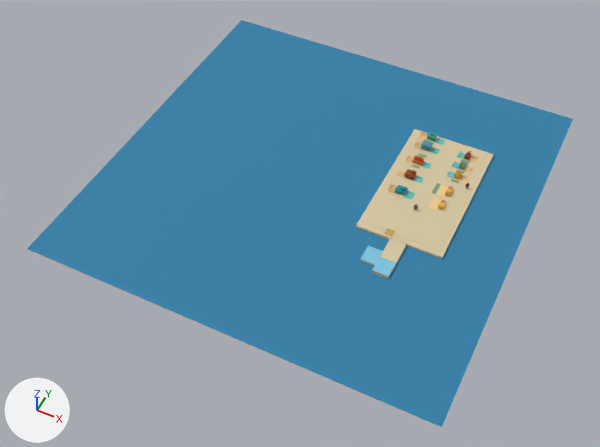
Before and after pictures for a commit that changed the glTF model shared/assets/models/northlight_harbor_blockout.glb.
The view is the same before and after, from a 50 mm camera at (28.3, -105.3, 115.7) aimed at (-21.4, -6.0, -8.4). Every picture has the same lights, and +X, +Y and +Z are marked at lower left. The first picture is the older version. Where no turn or scale is listed for an object, it has been applied to the vertices.

In view in the first picture: 'Ground_nl_land', 'Ground_nl_pier', 'Ground_nl_spur', 'Water' and 20 more.
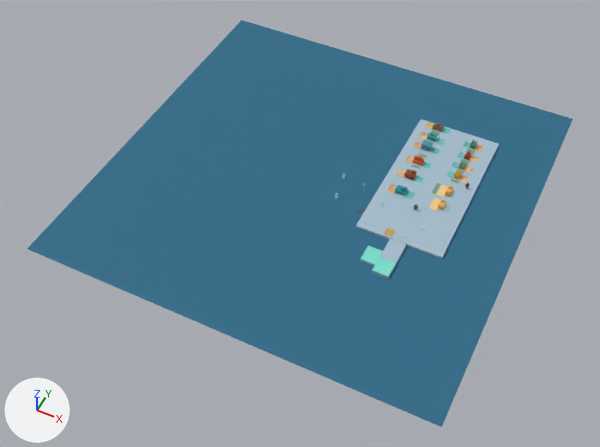
Not visible in the pictures: 'Out_nl_pickler_13', 'Out_nl_pickler_14', 'Out_nl_pickler_15', 'HarborArt_aurora_pole_0', 'HarborArt_aurora_pole_1', 'HarborArt_aurora_pole_2', 'HarborArt_ice_marker_5', 'HarborArt_buoy_6'.

Boxes [x1, y1, x2, y2] around the edits, measured in the pictures (600 x 447 px):
'Water', recoloured
    both: [27, 20, 573, 427]
'Ground_nl_land', recoloured, moved, rescaled (beige to blue, 8% taller)
    before: [356, 129, 494, 259]
    after: [356, 119, 499, 259]
'Ground_nl_pier', recoloured (beige to blue)
    both: [372, 238, 406, 279]
'Footprint_nl_press', added
    after: [432, 122, 444, 132]
'Footprint_nl_pickler', added
    after: [470, 139, 477, 149]
'Ground_nl_spur', recoloured
    both: [360, 253, 382, 266]
'HarborArt_ice_marker_3', added
    after: [334, 193, 339, 198]
'HarborArt_ice_marker_4', added
    after: [342, 173, 345, 178]

The change, as a list of edits to the scene's bpy script:
```text
Change mat_water:
    mat_water.base_color: (0.0273, 0.212, 0.392) -> (0.0232, 0.144, 0.246)  # blue #2e7fa8 -> blue #2a6a88
Change mat_ground:
    mat_ground.base_color: (0.694, 0.584, 0.366) -> (0.392, 0.527, 0.631)  # beige #d9c9a3 -> blue #a8c0d0
Change ob_ground_nl_land:
    ob_ground_nl_land.location: (0.0, 6.5, -1.0) -> (0.0, 8.2, -1.0)
    ob_ground_nl_land.scale: (17.0, 30.0, 1.0) -> (17.0, 33.5, 1.0)
Add ob_harborart_buoy_6:
    ob_harborart_buoy_6 = bpy.data.objects.new('HarborArt_buoy_6', me_art_buoy)  # a box spanning x -0.144..0.144, y -0.144..0.144, z -0.272..0.048; a box spanning x -0.048..0.048, y -0.048..0.048, z -0.008..0.216; a box spanning x -0.08..0.08, y -0.08..0.08, z 0.208..0.272; in mat_art_buoy (red #d4543a)
    ob_harborart_buoy_6.location = (-9.5, -4.5, -0.2)
Add ob_harborart_ice_marker_5:
    ob_harborart_ice_marker_5 = bpy.data.objects.new('HarborArt_ice_marker_5', me_art_ice_marker)  # a box spanning x -0.125..0.125, y -0.125..0.125, z -0.445..0.255; a box spanning x -0.2..0.2, y -0.09..0.09, z 0.265..0.445; a box spanning x -0.225..0.225, y -0.225..0.225, z -0.405..-0.285; in mat_art_ice_marker (blue #b8d8f0)
    ob_harborart_ice_marker_5.location = (3.0, -4.0, -0.1)
Add ob_harborart_ice_marker_4:
    ob_harborart_ice_marker_4 = bpy.data.objects.new('HarborArt_ice_marker_4', me_art_ice_marker)  # a box spanning x -0.125..0.125, y -0.125..0.125, z -0.445..0.255; a box spanning x -0.2..0.2, y -0.09..0.09, z 0.265..0.445; a box spanning x -0.225..0.225, y -0.225..0.225, z -0.405..-0.285; in mat_art_ice_marker (blue #b8d8f0)
    ob_harborart_ice_marker_4.location = (-16.0, 2.5, -0.1)
    ob_harborart_ice_marker_4.scale = (1.2, 1.2, 1.2)
Add ob_harborart_ice_marker_3:
    ob_harborart_ice_marker_3 = bpy.data.objects.new('HarborArt_ice_marker_3', me_art_ice_marker)  # a box spanning x -0.125..0.125, y -0.125..0.125, z -0.445..0.255; a box spanning x -0.2..0.2, y -0.09..0.09, z 0.265..0.445; a box spanning x -0.225..0.225, y -0.225..0.225, z -0.405..-0.285; in mat_art_ice_marker (blue #b8d8f0)
    ob_harborart_ice_marker_3.location = (-15.0, -3.0, -0.1)
    ob_harborart_ice_marker_3.scale = (1.3, 1.3, 1.3)
Add ob_harborart_aurora_pole_2:
    ob_harborart_aurora_pole_2 = bpy.data.objects.new('HarborArt_aurora_pole_2', me_art_aurora_pole)  # a box spanning x -0.04..0.04, y -0.04..0.04, z -1.04..0.76; a box spanning x -0.18..0.18, y -0.05..0.05, z 0.76..0.86; a box spanning x -0.05..0.05, y -0.18..0.18, z 0.61..0.71; a box spanning x -0.08..0.08, y -0.08..0.08, z 0.88..1.04; in mat_art_aurora_pole (green #7be0c2)
    ob_harborart_aurora_pole_2.location = (-11.0, 1.0, 0.0)
    ob_harborart_aurora_pole_2.scale = (1.2, 1.2, 1.2)
Add ob_harborart_aurora_pole_1:
    ob_harborart_aurora_pole_1 = bpy.data.objects.new('HarborArt_aurora_pole_1', me_art_aurora_pole)  # a box spanning x -0.04..0.04, y -0.04..0.04, z -1.04..0.76; a box spanning x -0.18..0.18, y -0.05..0.05, z 0.76..0.86; a box spanning x -0.05..0.05, y -0.18..0.18, z 0.61..0.71; a box spanning x -0.08..0.08, y -0.08..0.08, z 0.88..1.04; in mat_art_aurora_pole (green #7be0c2)
    ob_harborart_aurora_pole_1.location = (5.5, 2.5, 0.0)
    ob_harborart_aurora_pole_1.scale = (1.1, 1.1, 1.1)
Add ob_harborart_aurora_pole_0:
    ob_harborart_aurora_pole_0 = bpy.data.objects.new('HarborArt_aurora_pole_0', me_art_aurora_pole)  # a box spanning x -0.04..0.04, y -0.04..0.04, z -1.04..0.76; a box spanning x -0.18..0.18, y -0.05..0.05, z 0.76..0.86; a box spanning x -0.05..0.05, y -0.18..0.18, z 0.61..0.71; a box spanning x -0.08..0.08, y -0.08..0.08, z 0.88..1.04; in mat_art_aurora_pole (green #7be0c2)
    ob_harborart_aurora_pole_0.location = (-6.0, -2.0, 0.0)
    ob_harborart_aurora_pole_0.scale = (1.15, 1.15, 1.15)
Add ob_out_nl_pickler_15:
    ob_out_nl_pickler_15 = bpy.data.objects.new('Out_nl_pickler_15', me_portion)
    ob_out_nl_pickler_15.location = (4.8, 21.9, 0.4)
    ob_out_nl_pickler_15.scale = (0.22, 0.22, 0.22)
Add ob_out_nl_pickler_14:
    ob_out_nl_pickler_14 = bpy.data.objects.new('Out_nl_pickler_14', me_portion)
    ob_out_nl_pickler_14.location = (5.8, 22.3, 0.4)
    ob_out_nl_pickler_14.scale = (0.22, 0.22, 0.22)
Add ob_out_nl_pickler_13:
    ob_out_nl_pickler_13 = bpy.data.objects.new('Out_nl_pickler_13', me_portion)
    ob_out_nl_pickler_13.location = (5.3, 22.3, 0.4)
    ob_out_nl_pickler_13.scale = (0.22, 0.22, 0.22)
Add ob_footprint_nl_pickler:
    ob_footprint_nl_pickler = bpy.data.objects.new('Footprint_nl_pickler', me_pickler)  # a box spanning x -0.5..0.5, y -0.63..0.79, z 0.0..0.93; a box spanning x -0.41..0.41, y -0.48..0.64, z 0.94..1.04; a box spanning x -0.4..-0.31, y -0.39..0.55, z 1.05..1.4; a box spanning x 0.31..0.4, y -0.39..0.55, z 1.05..1.4; a box spanning x -0.26..0.26, y -0.79..-0.56, z 0.44..0.85; in mat_pickler (green #5a8a6a)
    ob_footprint_nl_pickler.location = (4.1, 21.7, 0.0)
Add ob_footprint_nl_press:
    ob_footprint_nl_press = bpy.data.objects.new('Footprint_nl_press', me_press)  # a box spanning x -1.0..1.0, y -0.67..0.67, z 0.0..0.56; a box spanning x -0.89..0.89, y -0.58..0.58, z 0.61..0.7; a box spanning x -0.78..0.78, y -0.49..0.49, z 0.94..1.03; a box spanning x -0.16..0.16, y -0.12..0.12, z 0.96..1.38; a box spanning x -0.31..0.31, y -0.25..0.25, z 1.36..1.45; in mat_press (brown #7a6a58)
    ob_footprint_nl_press.location = (-4.2, 23.7, 0.0)
```
